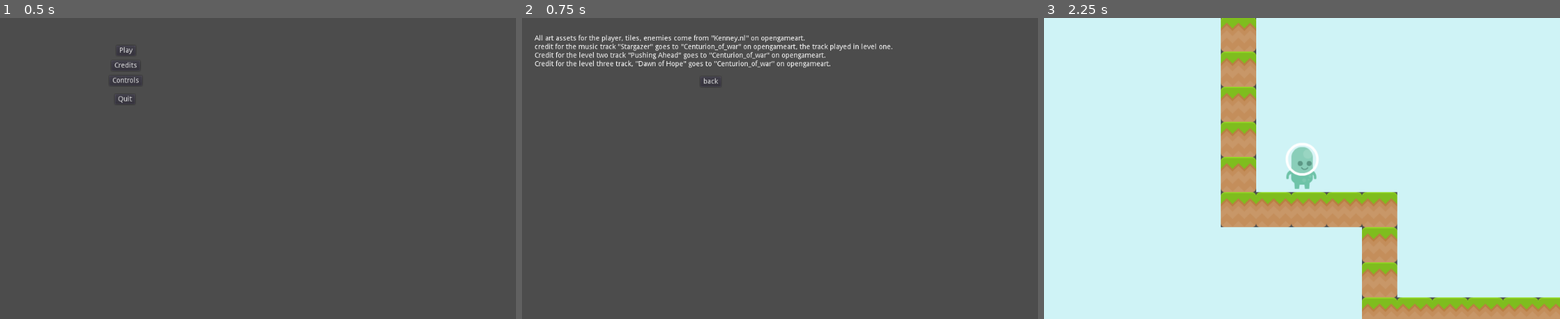
Above: before the commit, frames 1-3 (left to right).
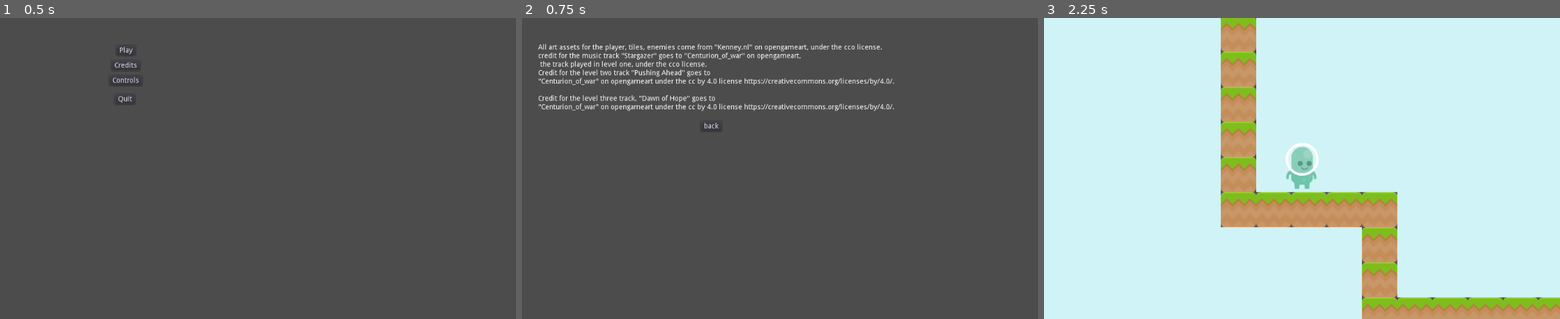
Above: after the commit, the same moments.

Repository: SeanKuehl/Simple-Platformer
Game: Godot game, scene res://MainMenuFolder/MainMenu.tscn
Two runs of this game, one before a commit and one after it. Both use one fixed random seed, a clock stepped at 60 frames per second and the inputs below.
Inputs:
- Up to frame 1 (0.5 s): no input
- Up to frame 2 (0.75 s): click "Credits" at 0.5 s
- Up to frame 3 (2.25 s): click "back" at 1.25 s; click "Play" at 2 s

Frame 1 is identical in both runs. In frame 2, 4.1% of the frame differs, in the area x 2-73%, y 5-38%; in frame 3, nothing differs.

Commit message:
fixed up exact licensing

Diff:
--- a/MainMenuFolder/CreditsFolder/Credits.tscn
+++ b/MainMenuFolder/CreditsFolder/Credits.tscn
@@ -5,25 +5,36 @@
 [node name="Control" type="Control"]
 anchor_right = 1.0
 anchor_bottom = 1.0
+margin_left = 7.0
+margin_top = 18.0
+margin_right = 7.0
+margin_bottom = 40.0
 __meta__ = {
 "_edit_use_anchors_": false
 }
 
 [node name="Label" type="Label" parent="."]
-margin_left = 24.9454
-margin_top = 33.8541
-margin_right = 735.945
-margin_bottom = 98.8541
-text = "All art assets for the player, tiles, enemies come from \"Kenney.nl\" on opengameart.
-credit for the music track \"Stargazer\" goes to \"Centurion_of_war\" on opengameart, the track played in level one.
-Credit for the level two track \"Pushing Ahead\" goes to \"Centurion_of_war\" on opengameart.
-Credit for the level three track, \"Dawn of Hope\" goes to \"Centurion_of_war\" on opengameart."
+margin_left = 25.0
+margin_top = 34.0
+margin_right = 1088.0
+margin_bottom = 99.0
+text = "All art assets for the player, tiles, enemies come from \"Kenney.nl\" on opengameart, under the cco license.
+credit for the music track \"Stargazer\" goes to \"Centurion_of_war\" on opengameart,
+ the track played in level one, under the cco license.
+Credit for the level two track \"Pushing Ahead\" goes to
+\"Centurion_of_war\" on opengameart under the cc by 4.0 license https://creativecommons.org/licenses/by/4.0/.
+
+Credit for the level three track, \"Dawn of Hope\" goes to
+\"Centurion_of_war\" on opengameart under the cc by 4.0 license https://creativecommons.org/licenses/by/4.0/."
+__meta__ = {
+"_edit_use_anchors_": false
+}
 
 [node name="back" type="Button" parent="."]
-margin_left = 353.687
-margin_top = 116.708
-margin_right = 394.687
-margin_bottom = 136.708
+margin_left = 348.342
+margin_top = 187.98
+margin_right = 389.342
+margin_bottom = 207.98
 text = "back"
 script = ExtResource( 1 )
 __meta__ = {
